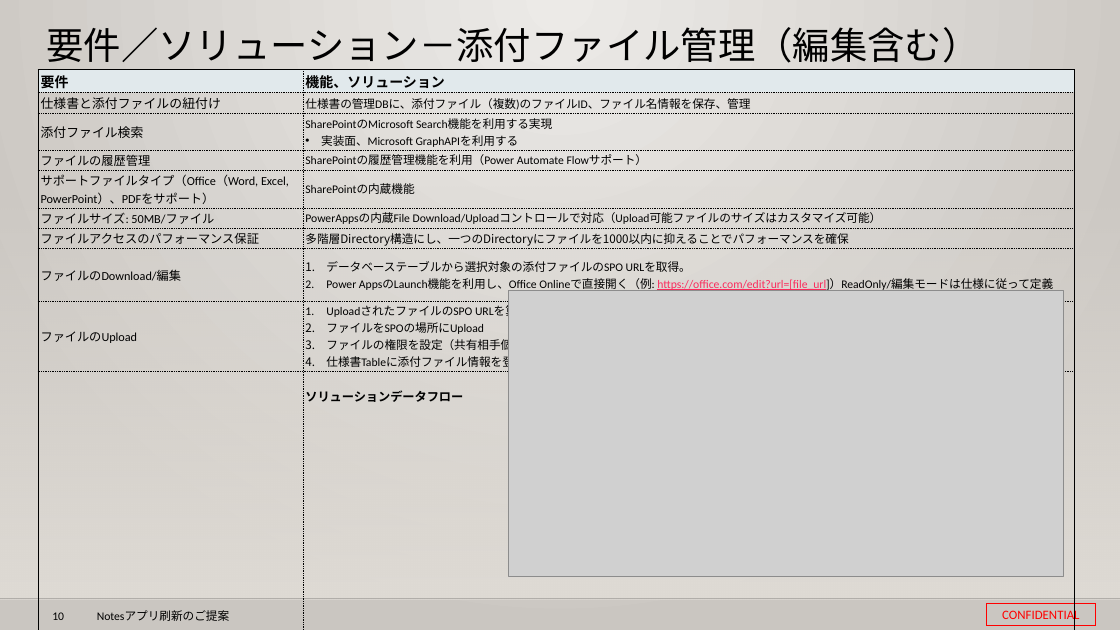
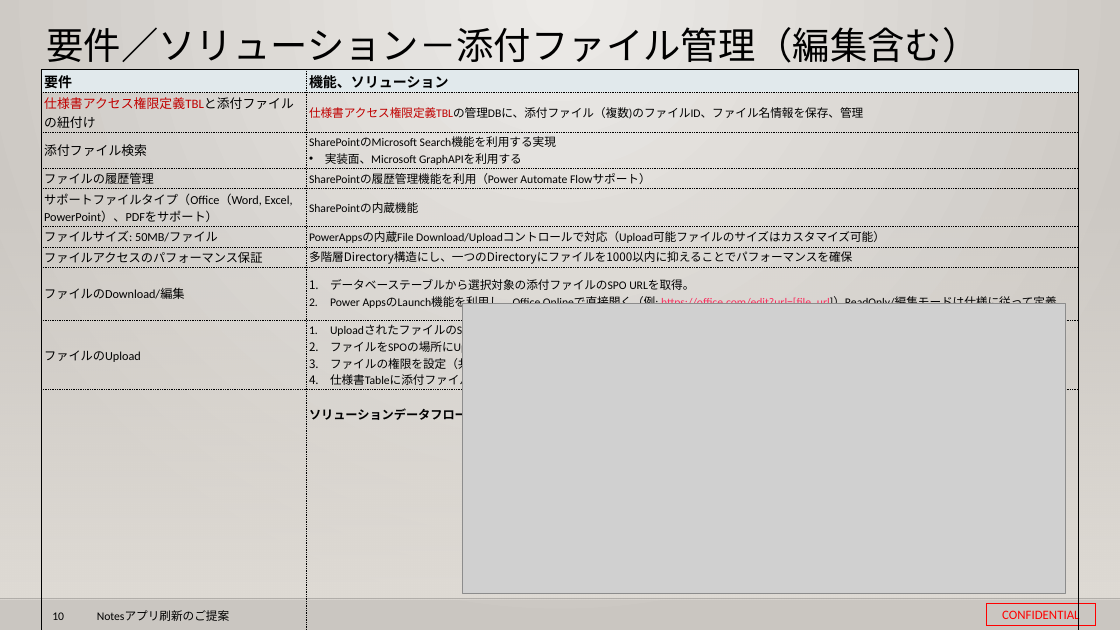
Before and after one commit to 0494938/Notes--CMS-Online, a slide deck: slide 10 of Notesアプリ刷新プロジェクト提案見積もり.v3.pptx. Drawn at 1120x630 pixels with LibreOffice and Linux fonts; fonts in the diff are those of the drawing; grey boxes stand for pictures; background and template pictures are left out. Boxes give left, top, right and bottom in pixels: in the first picture for what was removed or moved away, otherwise in the second. Text is boxed around its words. In the diff, an @@ line names an element or a change of style, - is before the commit and + after.

```diff
--- a/Notesアプリ刷新プロジェクト提案見積もり.v3.pptx
+++ b/Notesアプリ刷新プロジェクト提案見積もり.v3.pptx
@@ table at [42,70,1079,593] @@
-row 2, column 1: 仕様書と添付ファイルの紐付け
+row 2, column 1: 仕様書アクセス権限定義TBLと添付ファイルの紐付け
-row 2, column 2: 仕様書の管理DBに、添付ファイル（複数)のファイルID、ファイル名情報を保存、管理
+row 2, column 2: 仕様書アクセス権限定義TBLの管理DBに、添付ファイル（複数)のファイルID、ファイル名情報を保存、管理
@@ table: place and size @@
-table at [38,70,1075,578]
+table at [42,70,1079,593]
@@ picture: place and size @@
-picture at [508,291,1064,576]
+picture at [462,304,1066,593]
```
Also in this commit, not shown: 6 other slides changed, 1 slide added, 1 slide removed, 1 other file.
